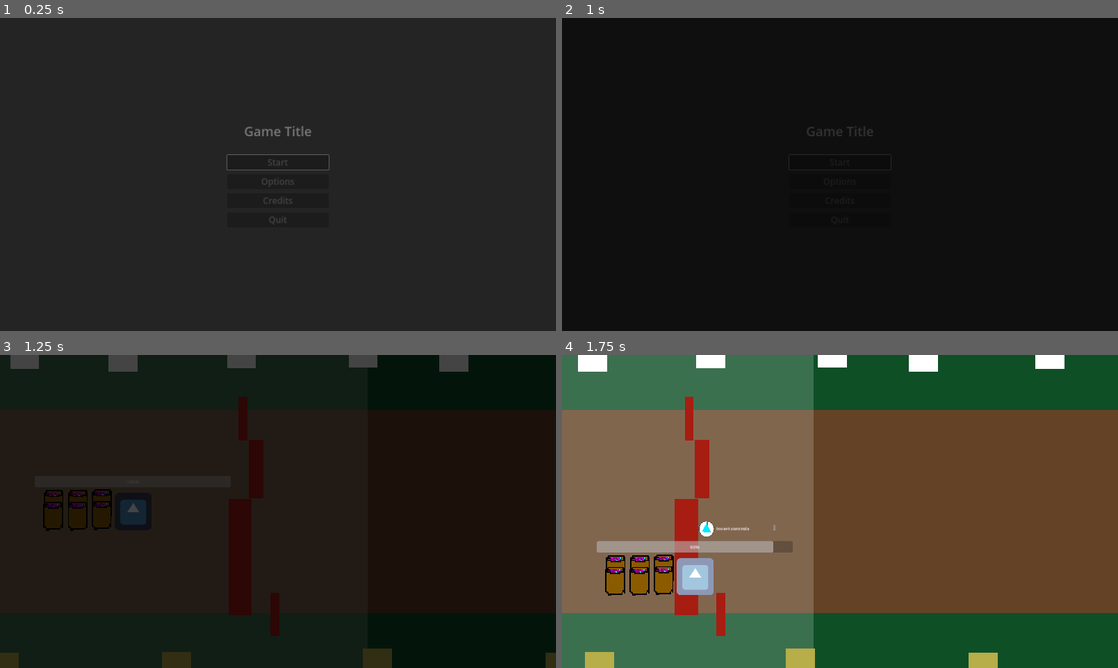
Above: before the commit, frames 1-4 (two rows, left to right).
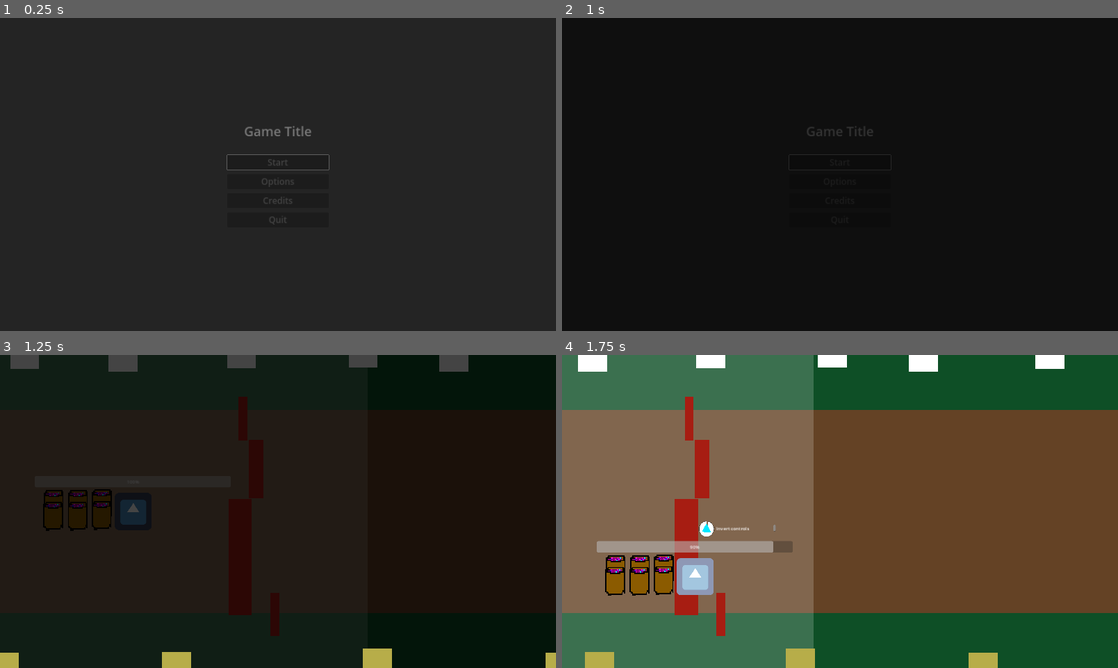
Above: after the commit, the same moments.

Repository: hsandt/ld53
Game: Godot game, scene res://scenes/main_menu_scene.tscn
Same seed, same stepped clock (60 frames per second), same inputs: the game is played once before the commit and once after it. The engine's default icon, where the game draws it, is replaced by a stand-in: a white triangle on a blue panel in a dark square.
Inputs (mouse positions are in pixels of both pictures, inside the frame that each line leads up to):
- Up to frame 1 (0.25 s): no input
- Up to frame 2 (1 s): tap Enter (ui_accept) at 0.5, 0.77 s; move the mouse to (962, 158) at 0.52 s; hold Right (ui_right) from 0.53 s (still down); click (962, 158) at 0.67 s
- Up to frame 3 (1.25 s): keep holding Right (ui_right)
- Up to frame 4 (1.75 s): move the mouse to (728, 527) at 1.27 s; release Right (ui_right) at 1.28 s; hold S (down) from 1.28 s (still down); tap Enter (ui_accept) at 1.52 s

Frames 1-2 are identical in both runs. In frame 3, 0.9% of the frame differs, in the area x 0-100%, y 93-100%; in frame 4, nothing differs.

Commit message:
[Audio] Integrated WIP BGM for level (auto-plays and stops au pause due to natural tree pause)

Diff:
--- a/scenes/first_scene.tscn
+++ b/scenes/first_scene.tscn
@@ -1,8 +1,9 @@
-[gd_scene load_steps=11 format=3 uid="uid://ddxu5buxr3lp5"]
+[gd_scene load_steps=12 format=3 uid="uid://ddxu5buxr3lp5"]
 
 [ext_resource type="PackedScene" uid="uid://bkxvhy0xyc6my" path="res://prefabs/ingame/in_game_manager.tscn" id="1_i0ea3"]
 [ext_resource type="Texture2D" uid="uid://d0vvv3dcec8mu" path="res://sprites/white_square_1x1.png" id="1_pefx0"]
 [ext_resource type="PackedScene" uid="uid://bigtdfruv4w60" path="res://prefabs/pause_menu_custom.tscn" id="2_afo14"]
+[ext_resource type="AudioStream" uid="uid://ddhkhbl82shqs" path="res://audio/bgm/Level_WIP.ogg" id="2_jw3vr"]
 [ext_resource type="PackedScene" path="res://prefabs/ingame/player_character_body_2d.tscn" id="3_82xke"]
 [ext_resource type="PackedScene" uid="uid://clbkj8klm4my3" path="res://prefabs/ingame/obstacle_big.tscn" id="3_ykc5j"]
 [ext_resource type="PackedScene" uid="uid://ybj4svsavf4f" path="res://prefabs/ingame/obstacle_medium.tscn" id="4_h1iuh"]
@@ -20,6 +21,10 @@
 [node name="InGameManager" parent="." node_paths=PackedStringArray("pause_menu", "player_character") instance=ExtResource("1_i0ea3")]
 pause_menu = NodePath("../CanvasLayer/PauseMenu")
 player_character = NodePath("../PlayerCharacterBody2D")
+
+[node name="AudioStreamPlayer Music" type="AudioStreamPlayer" parent="."]
+stream = ExtResource("2_jw3vr")
+autoplay = true
 
 [node name="CanvasLayer" type="CanvasLayer" parent="."]
 
Not shown, added: audio/bgm/Level_WIP.ogg.import
Not shown, added: audio/bgm/Level_WIP.ogg
